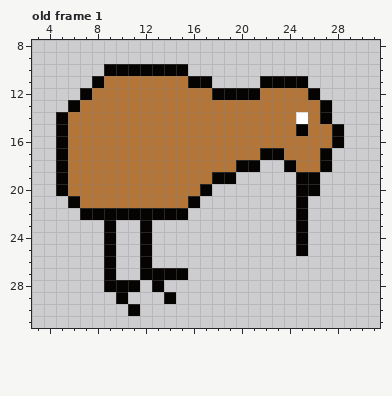
Two states of a pixel-art file, Sprites/Kiwi/Kiwi.aseprite. Above is the file before it was changed.
32x32 pixels, 1 frame. Shown: old frame 1: x 3..31, y 8..31. The commit also changed other frames, which this record leaves out.
New version:
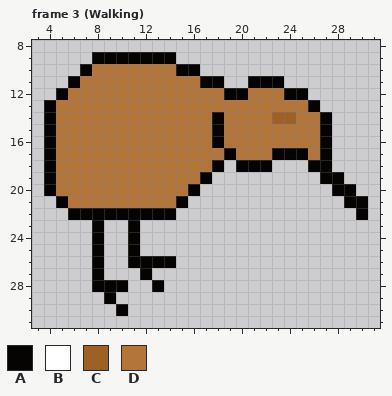
Palette (. is transparent): A #050403  B #ffffff  C #9e6125  D #b47538
A new or re-ordered frame is compared with the old frame closest to it.
The exact change:
{"change": "frames 1 -> 5"}
{"where": "frame 3 (Walking) is new; against old frame 1"}
{"frame":3,"y":9,"x":8,"old":".......","new":"AAAAAAA"}
{"frame":3,"y":10,"x":7,"old":"..AAAAAA","new":"ADDDDDDD"}
{"frame":3,"y":10,"x":16,"old":".","new":"A"}
{"frame":3,"y":11,"x":6,"old":"..A","new":"ADD"}
{"frame":3,"y":11,"x":16,"old":"A","new":"D"}
{"frame":3,"y":11,"x":18,"old":".","new":"A"}
{"frame":3,"y":11,"x":21,"old":".","new":"A"}
{"frame":3,"y":11,"x":24,"old":"AA","new":".."}
{"frame":3,"y":12,"x":5,"old":"..A","new":"ADD"}
{"frame":3,"y":12,"x":18,"old":"A","new":"D"}
{"frame":3,"y":12,"x":21,"old":"A","new":"D"}
{"frame":3,"y":12,"x":24,"old":"DDA","new":"AA."}
{"frame":3,"y":13,"x":4,"old":"..A","new":"ADD"}
{"frame":3,"y":13,"x":26,"old":"DA","new":"A."}
{"frame":3,"y":14,"x":4,"old":".A","new":"AD"}
{"frame":3,"y":14,"x":18,"old":"D","new":"A"}
{"frame":3,"y":14,"x":23,"old":"DDB","new":"CCD"}
{"frame":3,"y":15,"x":4,"old":".A","new":"AD"}
{"frame":3,"y":15,"x":18,"old":"D","new":"A"}
{"frame":3,"y":15,"x":25,"old":"A","new":"D"}
{"frame":3,"y":15,"x":27,"old":"DA","new":"A."}
{"frame":3,"y":16,"x":4,"old":".A","new":"AD"}
{"frame":3,"y":16,"x":18,"old":"D","new":"A"}
{"frame":3,"y":16,"x":27,"old":"DA","new":"A."}
{"frame":3,"y":17,"x":4,"old":".A","new":"AD"}
{"frame":3,"y":17,"x":19,"old":"D","new":"A"}
{"frame":3,"y":17,"x":22,"old":"A","new":"D"}
{"frame":3,"y":17,"x":24,"old":"DD","new":"AA"}
{"frame":3,"y":18,"x":4,"old":".A","new":"AD"}
{"frame":3,"y":18,"x":18,"old":"DD","new":"A."}
{"frame":3,"y":18,"x":22,"old":".","new":"A"}
{"frame":3,"y":18,"x":24,"old":"ADD","new":"..A"}
{"frame":3,"y":19,"x":4,"old":".A","new":"AD"}
{"frame":3,"y":19,"x":17,"old":"DAA","new":"A.."}
{"frame":3,"y":19,"x":25,"old":"AA..","new":"..AA"}
{"frame":3,"y":20,"x":4,"old":".A","new":"AD"}
{"frame":3,"y":20,"x":16,"old":"DA","new":"A."}
{"frame":3,"y":20,"x":25,"old":"AA","new":".."}
{"frame":3,"y":20,"x":28,"old":"..","new":"AA"}
{"frame":3,"y":21,"x":5,"old":".A","new":"AD"}
{"frame":3,"y":21,"x":15,"old":"DA","new":"A."}
{"frame":3,"y":21,"x":25,"old":"A","new":"."}
{"frame":3,"y":21,"x":29,"old":"..","new":"AA"}
{"frame":3,"y":22,"x":6,"old":".","new":"A"}
{"frame":3,"y":22,"x":15,"old":"A","new":"."}
{"frame":3,"y":22,"x":25,"old":"A","new":"."}
{"frame":3,"y":22,"x":30,"old":".","new":"A"}
{"frame":3,"y":23,"x":8,"old":".A","new":"A."}
{"frame":3,"y":23,"x":11,"old":".A","new":"A."}
{"frame":3,"y":23,"x":25,"old":"A","new":"."}
{"frame":3,"y":24,"x":8,"old":".A","new":"A."}
{"frame":3,"y":24,"x":11,"old":".A","new":"A."}
{"frame":3,"y":24,"x":25,"old":"A","new":"."}
{"frame":3,"y":25,"x":8,"old":".A","new":"A."}
{"frame":3,"y":25,"x":11,"old":".A","new":"A."}
{"frame":3,"y":25,"x":25,"old":"A","new":"."}
{"frame":3,"y":26,"x":8,"old":".A","new":"A."}
{"frame":3,"y":26,"x":11,"old":".","new":"A"}
{"frame":3,"y":26,"x":13,"old":"..","new":"AA"}
{"frame":3,"y":27,"x":8,"old":".A","new":"A."}
{"frame":3,"y":27,"x":13,"old":"AAA","new":"..."}
{"frame":3,"y":28,"x":8,"old":".","new":"A"}
{"frame":3,"y":28,"x":11,"old":"A","new":"."}
{"frame":3,"y":29,"x":9,"old":".A","new":"A."}
{"frame":3,"y":29,"x":14,"old":"A","new":"."}
{"frame":3,"y":30,"x":10,"old":".A","new":"A."}
